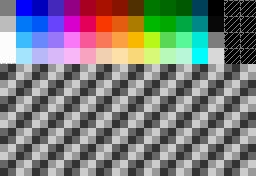
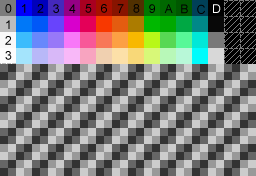
Layer changes from the first (256, 176) image to the second:
added layer "Layer 3" above "Layer 1" over (5, 4, 221, 60)
painted on "Layer 1" over (0, 32, 224, 48)
